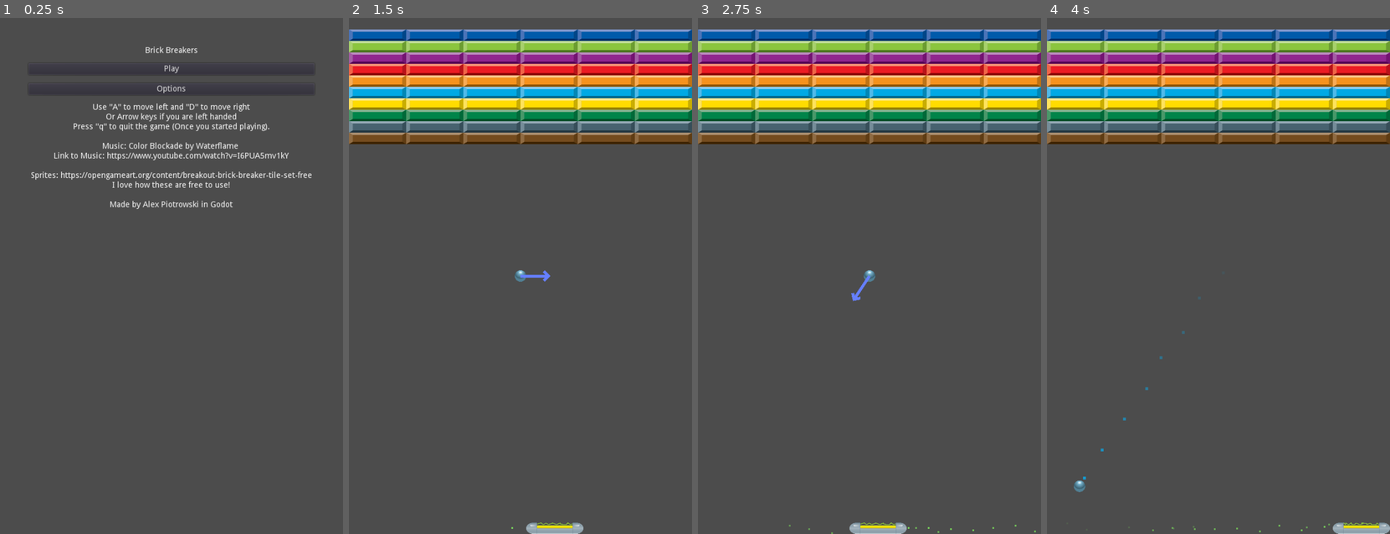
Above: before the commit, frames 1-4 (left to right).
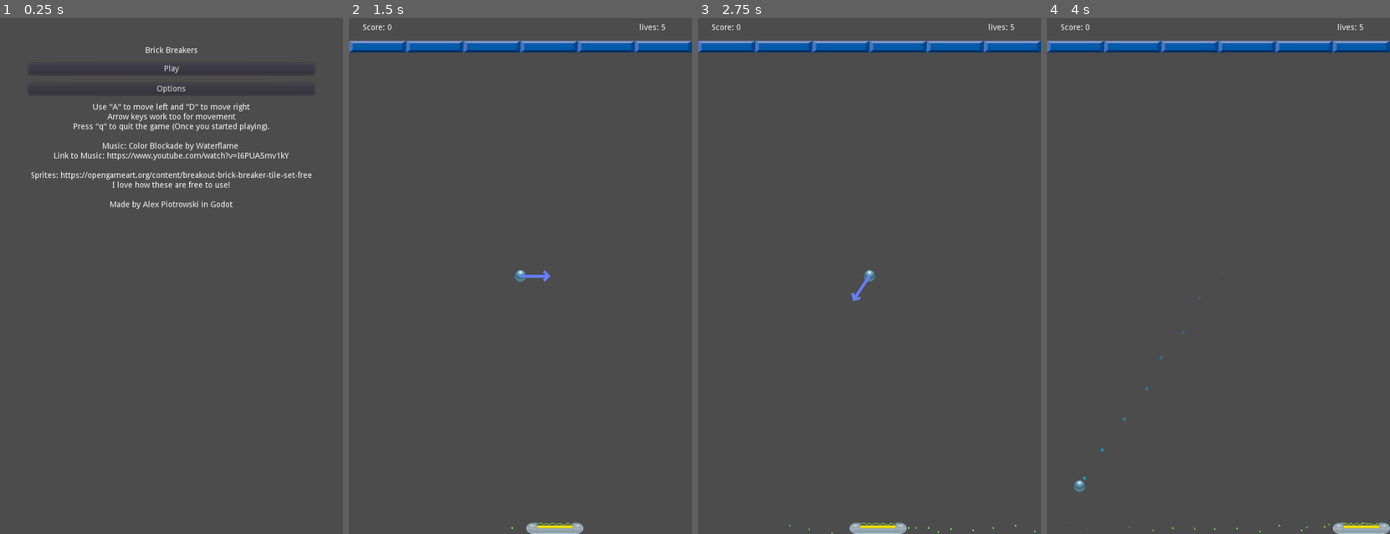
Above: after the commit, the same moments.

Repository: apiotrowski255/BrickBreakers
Game: Godot game, scene res://UI/mainMenu.tscn
The game is run twice, just before and just after one commit, with the same random seed, the same clock (stepped at 60 frames per second) and the same inputs.
Inputs:
- Up to frame 1 (0.25 s): no input
- Up to frame 2 (1.5 s): click "Play" at 0.5 s; hold Right (ui_right) from 1.28 s (still down)
- Up to frame 3 (2.75 s): release Right (ui_right) at 2.03 s; hold Left (ui_left) from 2.03 s (still down)
- Up to frame 4 (4 s): release Left (ui_left) at 2.78 s; hold Right (ui_right) from 2.78 s (still down)

The runs differ from the first frame. In frame 1, 0.3% of the frame differs, in the area x 30-69%, y 18-20%; in frame 2, 22%, in the area x 0-100%, y 1-25%; in frame 3, 22%; in frame 4, 22%.

Commit message:
made progress on the game UI

Diff:
--- /dev/null
+++ b/UI/mainGameUI.gd
@@ -0,0 +1,37 @@
+extends Control
+
+
+# Declare member variables here. Examples:
+# var a = 2
+# var b = "text"
+onready var score = $"%score"
+onready var lives = $"%lives"
+onready var center_text = $"%centerText"
+onready var timer = $Timer
+
+signal next_level
+
+# Called when the node enters the scene tree for the first time.
+func _ready():
+	lives.text = "lives: " + str(5) + "          "
+	score.text = "      Score: " + str(0)
+	center_text.hide()
+
+# Called every frame. 'delta' is the elapsed time since the previous frame.
+#func _process(delta):
+#	pass
+
+func update_lives(player_lives: int) -> void:
+	lives.text = "lives: " + str(player_lives) + "          "
+
+func update_score(player_score: int) -> void:
+	score.text = "      Score: " + str(player_score)
+
+func show_center_text() -> void:
+	center_text.show()
+	timer.start(2.0)
+	yield(timer, "timeout")
+	emit_signal("next_level")
+
+func hide_center_text() -> void:
+	center_text.hide()
--- a/UI/mainGameUI.tscn
+++ b/UI/mainGameUI.tscn
@@ -1,8 +1,11 @@
-[gd_scene format=2]
+[gd_scene load_steps=2 format=2]
+
+[ext_resource path="res://UI/mainGameUI.gd" type="Script" id=1]
 
 [node name="mainGameUI" type="Control"]
 anchor_right = 1.0
 anchor_bottom = 1.0
+script = ExtResource( 1 )
 
 [node name="HBoxContainer" type="HBoxContainer" parent="."]
 margin_top = 10.0
@@ -13,26 +16,32 @@
 size_flags_vertical = 8
 
 [node name="score" type="Label" parent="HBoxContainer"]
-margin_right = 505.0
+unique_name_in_owner = true
+margin_right = 502.0
 margin_bottom = 14.0
 size_flags_horizontal = 3
 size_flags_vertical = 3
-text = "     Score: "
+text = "     Score: {}"
 
-[node name="Label" type="Label" parent="HBoxContainer"]
-margin_left = 509.0
+[node name="lives" type="Label" parent="HBoxContainer"]
+unique_name_in_owner = true
+margin_left = 506.0
 margin_right = 594.0
 margin_bottom = 14.0
-text = "lives: %s       "
+text = "lives: {}          "
 
 [node name="CenterContainer" type="CenterContainer" parent="."]
 anchor_right = 1.0
 anchor_bottom = 1.0
+size_flags_horizontal = 3
+size_flags_vertical = 3
 
-[node name="Label" type="Label" parent="CenterContainer"]
-visible = false
+[node name="centerText" type="Label" parent="CenterContainer"]
+unique_name_in_owner = true
 margin_left = 272.0
 margin_top = 443.0
 margin_right = 328.0
 margin_bottom = 457.0
 text = "You Win!"
+
+[node name="Timer" type="Timer" parent="."]
--- a/UI/mainMenu.tscn
+++ b/UI/mainMenu.tscn
@@ -47,7 +47,7 @@
 margin_right = 500.0
 margin_bottom = 283.0
 text = "Use \"A\" to move left and \"D\" to move right
-Or Arrow keys if you are left handed
+Arrow keys work too for movement
 Press \"q\" to quit the game (Once you started playing).
 
 Music: Color Blockade by Waterflame
--- a/actors/ball.gd
+++ b/actors/ball.gd
@@ -35,6 +35,11 @@
 	cpu_particles_2d.emitting = true
 	line_2d.visible = false
 	tween.start()
+
+func reset() -> void:
+	global_position = Vector2(300, 450)
+	speed = 0
+	start_moving()
 
 func choose_random_direction() -> Vector2:
 	var x = rand_range(-1.0, 1.0)
--- a/actors/main.gd
+++ b/actors/main.gd
@@ -11,15 +11,30 @@
 onready var brick_holder: Node2D = $holders/brickHolder
 onready var original_ball: KinematicBody2D = $holders/ballHolder/ball
 onready var player_paddle = $playerPaddle
-
+onready var main_game_ui = $"%mainGameUI"
+
+
+var score := 0 setget set_score
+var player_lives := 5 setget decrement_lives
+var current_level := 1 setget increment_level
 
 # Called when the node enters the scene tree for the first time.
 func _ready() -> void:
-	read_level(1)
+	read_level(current_level)
 	# read_level_03()
 	original_ball.connect("tree_exited", self ,"_on_ball_delete")
 	original_ball.start_moving()
 
+func set_score(value : int) -> void:
+	score = value
+	main_game_ui.update_score(score)
+
+func increment_level(increment: int) -> void:
+	current_level += increment
+
+func decrement_lives(increment: int = 1) -> void:
+	player_lives -= 1
+	main_game_ui.update_lives(player_lives)
 
 func _process(delta: float) -> void:
 	for emitter in brick_explosion_holder.get_children():
@@ -49,7 +64,19 @@
 
 func _on_brick_exit() -> void:
 	if brick_holder.get_child_count() == 0:
+		set_score(score + 100)
 		print("Level complete")
+		increment_level(1)
+		main_game_ui.show_center_text()
+		clear_balls_except_for_one()
+		var temp_ball = ball_holder.get_child(0)
+		temp_ball.reset()
+
+func clear_balls_except_for_one() -> void:
+	var i = 1
+	while i < ball_holder.get_child_count():
+		ball_holder.get_child(i).queue_free()
+		i += 1
 
 func load_bricks() -> void:
 	var i:= 0
@@ -62,6 +89,7 @@
 	new_explosion.global_position = position
 	new_explosion.emitting = true
 	brick_explosion_holder.add_child(new_explosion)
+	set_score(score + 10)
 
 
 func _spawn_powerup(position: Vector2) -> void:
@@ -99,7 +127,7 @@
 	elif powerupType == PowerUp.PowerUps.EXPAND_PADDLE:
 		player_paddle.expand_paddle()
 	elif powerupType == PowerUp.PowerUps.ADD_POINTS:
-		print("add points")
+		set_score(score + 50)
 
 func get_random_brick_position() -> Vector2:
 	if brick_holder.get_child_count() == 0:
@@ -146,10 +174,13 @@
 
 func _on_ball_delete() -> void:
 	if ball_holder.get_child_count() == 0:
-		print("player lose life")
+		decrement_lives()
 		for p in powerup_holder.get_children():
 			p.queue_free()
 		spawn_ball()
+
+	if player_lives == 0:
+		print("you lose!")
 
 func spawn_ball() -> void:
 	original_ball = ball_scene.instance()
@@ -158,16 +189,6 @@
 	original_ball.connect("tree_exited", self ,"_on_ball_delete")
 	original_ball.start_moving()
 	player_paddle.reset_paddle_size()
-
-func read_level_03() -> void:
-	var file = File.new()
-	file.open("res://levels/level03.txt", File.READ)
-	var line_number := 0
-	while file.get_position() != file.get_len():
-		var line = file.get_line()
-		handle_line(line, line_number)
-		line_number += 1
-	file.close()
 
 
 func handle_line(line: String, line_number: int) -> void:
@@ -184,7 +205,7 @@
 	elif line.length() == 4:
 		texture = int(line[1]) * 10 + int(line[2])
 		lives = int(line[3])
-	load_brick_layer(30 + 20*line_number, texture, lives)
+	load_brick_layer(50 + 20*line_number, texture, lives)
 
 
 func read_level(level_number: int) -> void:
@@ -210,3 +231,9 @@
 	new_brick.connect("tree_exited", self, "_on_brick_exit")
 	new_brick.lives = lives
 	new_brick.set_texture_number(color_number)
+
+
+
+func _on_mainGameUI_next_level():
+	read_level(current_level)
+	main_game_ui.hide_center_text()
--- a/actors/main.tscn
+++ b/actors/main.tscn
@@ -1,5 +1,6 @@
-[gd_scene load_steps=9 format=2]
+[gd_scene load_steps=10 format=2]
 
+[ext_resource path="res://UI/mainGameUI.tscn" type="PackedScene" id=1]
 [ext_resource path="res://actors/playerPaddle.tscn" type="PackedScene" id=2]
 [ext_resource path="res://actors/ball.tscn" type="PackedScene" id=3]
 [ext_resource path="res://actors/main.gd" type="Script" id=4]
@@ -72,3 +73,10 @@
 
 [node name="WorldEnvironment" type="WorldEnvironment" parent="."]
 environment = SubResource( 5 )
+
+[node name="Node" type="Node" parent="."]
+
+[node name="mainGameUI" parent="Node" instance=ExtResource( 1 )]
+unique_name_in_owner = true
+
+[connection signal="next_level" from="Node/mainGameUI" to="." method="_on_mainGameUI_next_level"]
Not shown, changed: levels/level01.txt
